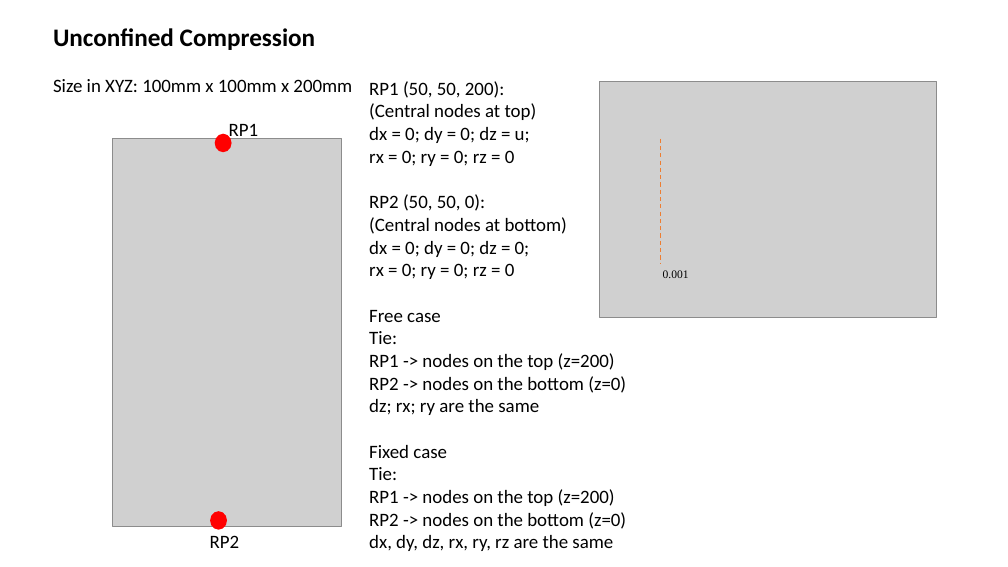
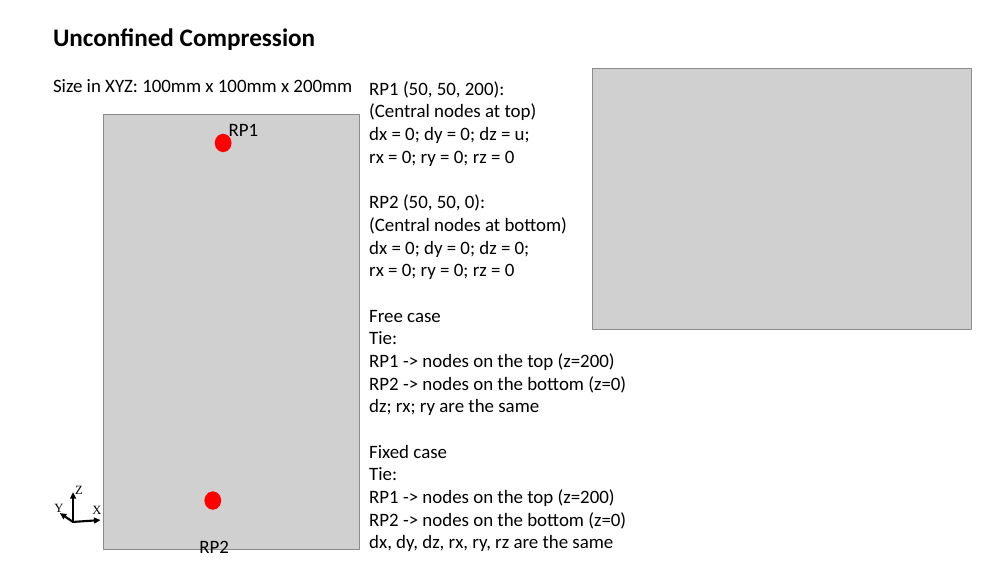
Before and after one commit to Concrete-Chrono-Development/concrete-calibration, a slide deck: slide 1 of Unconfined Compression calibration/UC test.pptx. Drawn at 1008x567 pixels with LibreOffice and Linux fonts; fonts in the diff are those of the drawing; grey boxes stand for pictures. Boxes give left, top, right and bottom in pixels: in the first picture for what was removed or moved away, otherwise in the second. Text is boxed around its words. In the diff, an @@ line names an element or a change of style, - is before the commit and + after.

```diff
--- a/Unconfined Compression calibration/UC test.pptx
+++ b/Unconfined Compression calibration/UC test.pptx
@@ picture: place and size @@
-picture at <box>600,81,937,317</box>
+picture at <box>593,69,972,330</box>
@@ picture: place and size @@
-picture at <box>112,138,342,526</box>
+picture at <box>104,114,359,550</box>
@@ line removed from (661, 138) to (661, 264) @@
@@ text removed at <box>663,270,689,278</box> @@
-0.001
@@ group added at <box>54,485,101,523</box>: 3 arrows, 3 texts @@
+X
+Z
+Y
@@ ellipse: place and size @@
-ellipse at <box>210,511,227,529</box>
+ellipse at <box>204,492,221,510</box>
@@ text "RP2" rewrapped from <box>210,535,240,548</box> to <box>199,540,229,558</box> @@
```
Also in this commit, not shown: 1 slide added, 1 slide removed.
